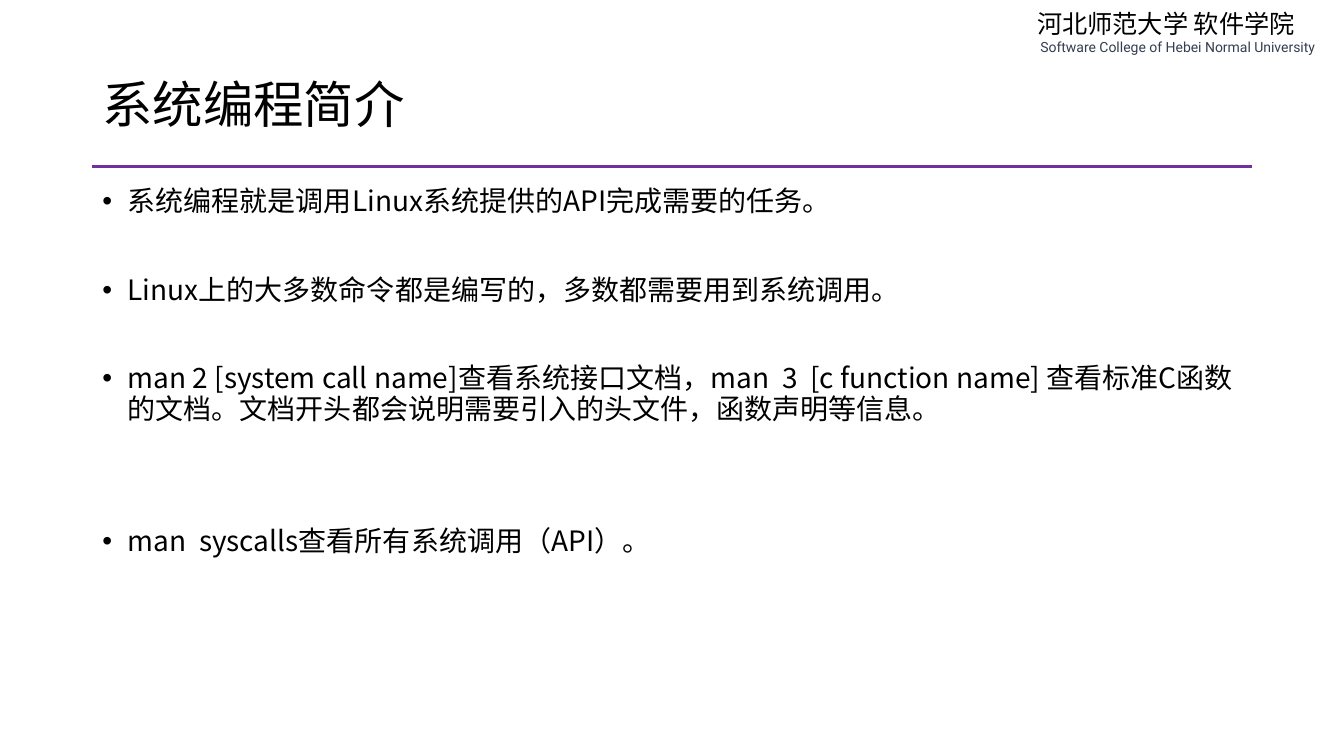
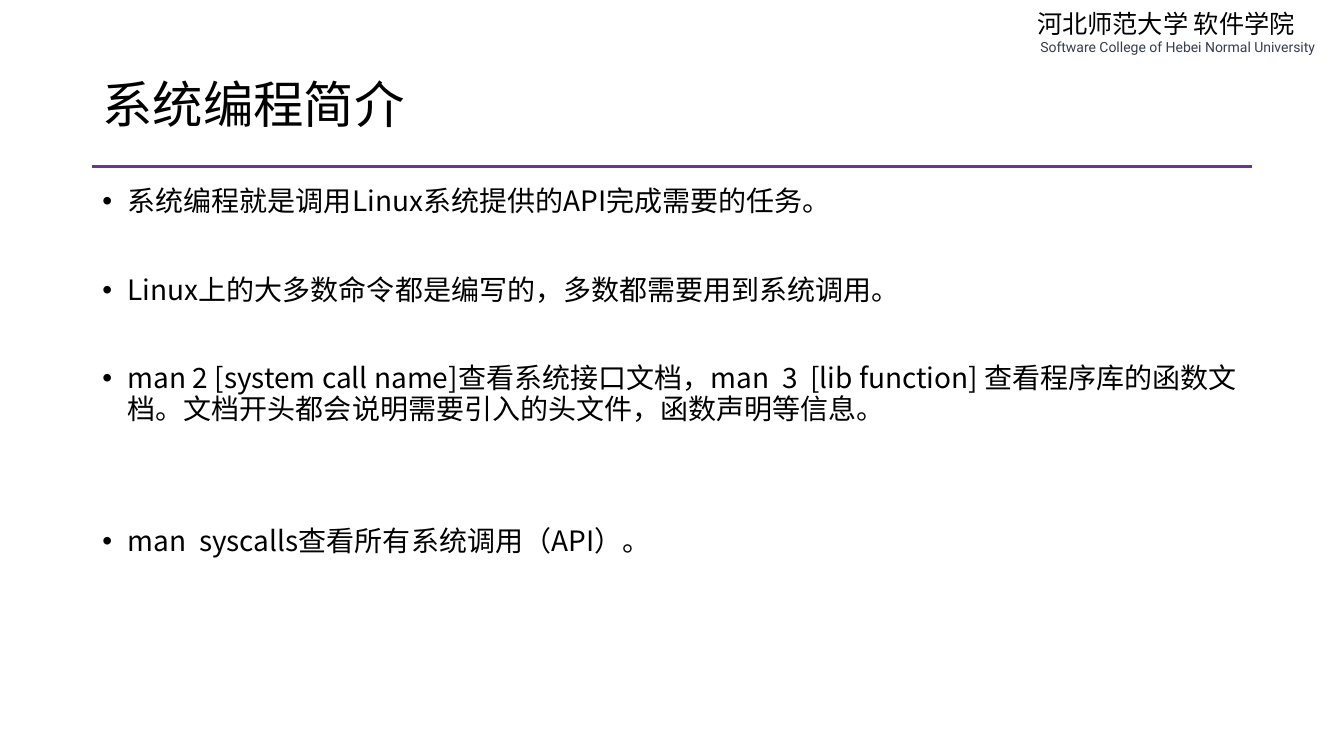
Before and after one commit to edu2act/course-php-serverside-development-on-linux, a slide deck: slide 17 of materials/slides/ch05-vim-and-linux-system-programming.pptx (slide 18 before the commit). Drawn at 1344x756 pixels with LibreOffice and Linux fonts; fonts in the diff are those of the drawing. Boxes give left, top, right and bottom in pixels: in the first picture for what was removed or moved away, otherwise in the second. Text is boxed around its words. In the diff, an @@ line names an element or a change of style, - is before the commit and + after.

```diff
--- a/materials/slides/ch05-vim-and-linux-system-programming.pptx
+++ b/materials/slides/ch05-vim-and-linux-system-programming.pptx
@@ text at (x1=128, y1=364, x2=1237, y2=422): text changed @@
-• man 2 [system call name]查看系统接口文档，man 3 [c function name] 查看标准C函数的文档。文档开头都会说明需要引入的头文件，函数声明等信息。
+• man 2 [system call name]查看系统接口文档，man 3 [lib function] 查看程序库的函数文档。文档开头都会说明需要引入的头文件，函数声明等信息。
```
Also in this commit, not shown: 1 other slide changed, 1 slide added, 1 slide removed, 2 other files.
